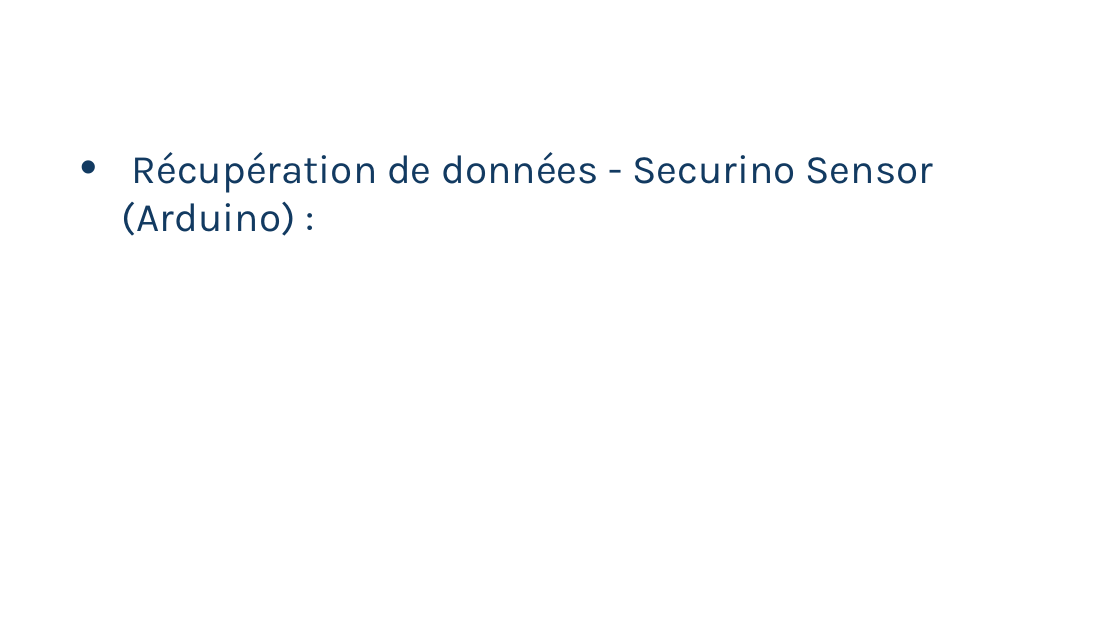
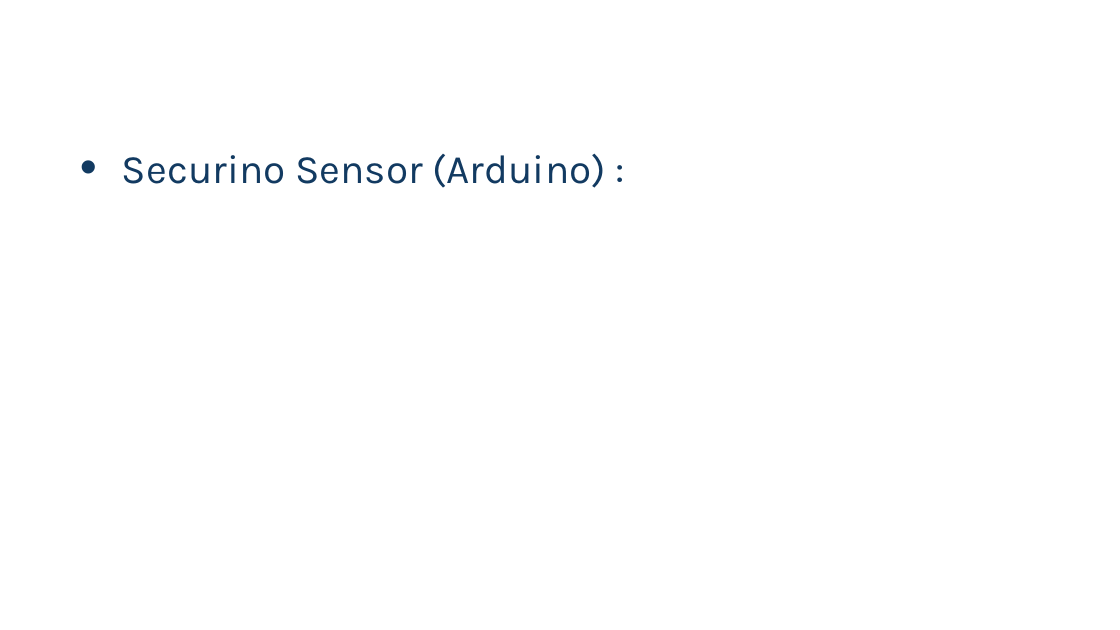
Before and after one commit to DorianThiv/securino, a slide deck: slide 14 of doc/Securnio & Securino Gatway.pptx (slide 12 before the commit). Drawn at 1120x630 pixels with LibreOffice and Linux fonts; fonts in the diff are those of the drawing; background and template pictures are left out. Boxes give left, top, right and bottom in pixels: in the first picture for what was removed or moved away, otherwise in the second. Text is boxed around its words. In the diff, an @@ line names an element or a change of style, - is before the commit and + after.

```diff
--- a/doc/Securnio & Securino Gatway.pptx
+++ b/doc/Securnio & Securino Gatway.pptx
@@ text at (122,153,606,188): text changed @@
-• Récupération de données - Securino Sensor (Arduino) :
+• Securino Sensor (Arduino) :
```
Also in this commit, not shown: 7 other slides changed, 4 slides added, 1 slide removed, 2 other files.
